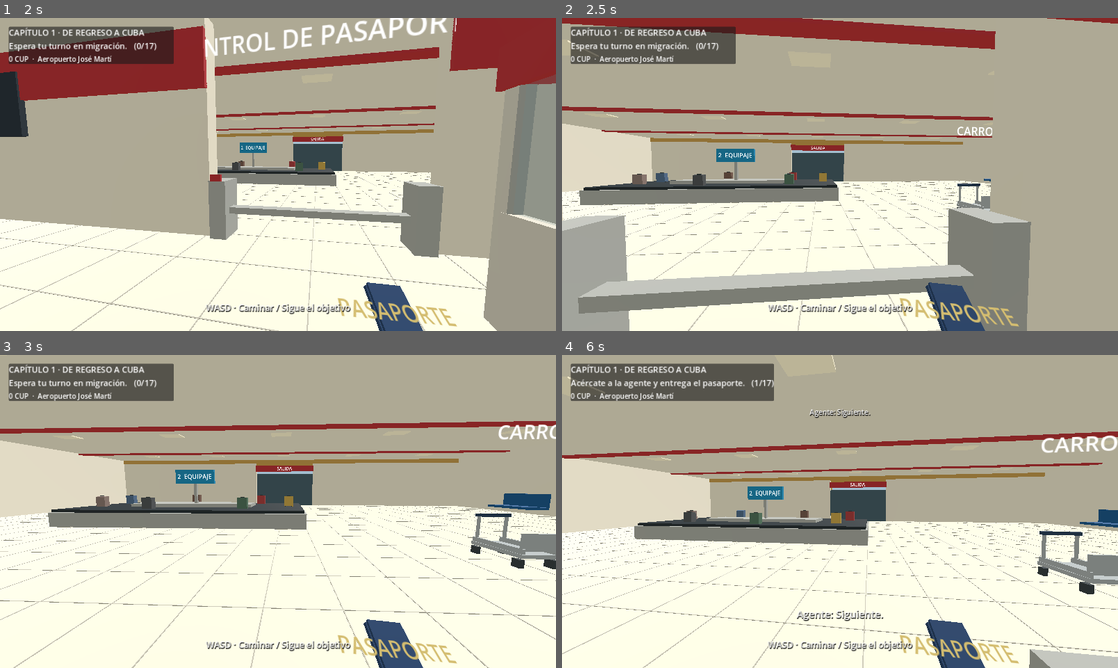
Above: before the commit, frames 1-4 (two rows, left to right).
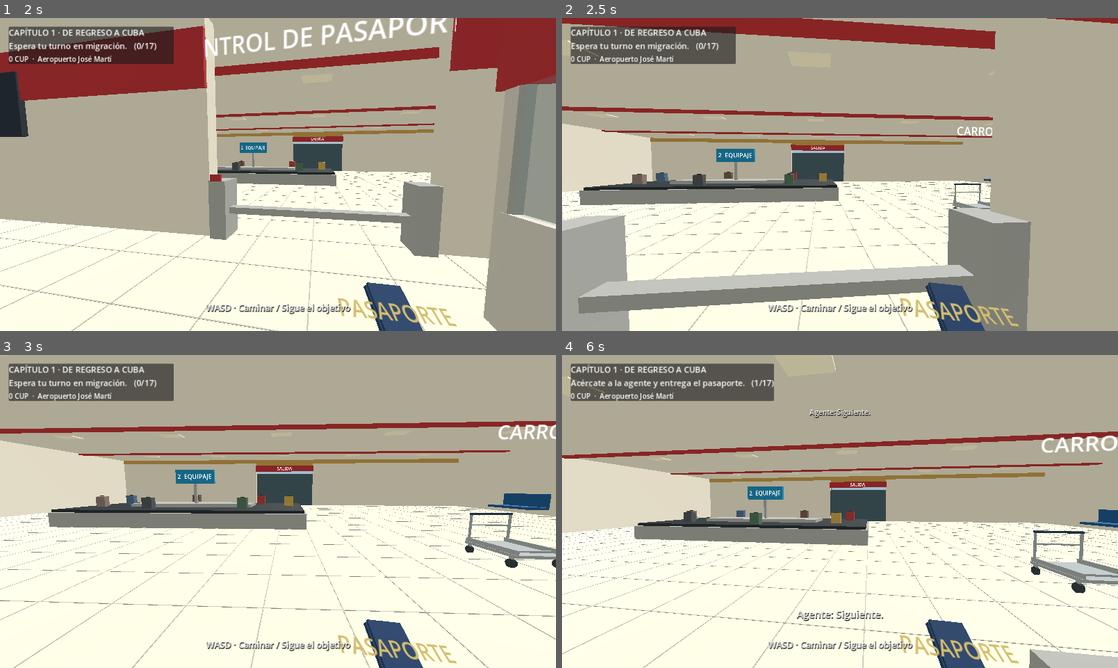
Above: after the commit, the same moments.

Repository: valdy247/mycity
Game: Godot game, scene res://airport.tscn
Same seed, same stepped clock (60 frames per second), same inputs: the game is played once before the commit and once after it.
Inputs (mouse positions are in pixels of both pictures, inside the frame that each line leads up to):
- Up to frame 1 (2 s): tap Enter at 0.5 s; move the mouse to (305, 174) at 0.52 s; hold W from 0.53 s (still down); tap E at 0.6 s; click (305, 174) at 0.67 s; tap Space at 0.77, 1.52 s; move the mouse to (250, 174) at 1.27 s; tap B at 1.35 s
- Up to frame 2 (2.5 s): keep holding W; move the mouse to (851, 168) at 2.02 s; tap Q at 2.1 s
- Up to frame 3 (3 s): keep holding W; move the mouse to (272, 517) at 2.77 s; tap X at 2.85 s; click (272, 517) at 2.92 s
- Up to frame 4 (6 s): tap Space at 3.02, 3.77, 4.52 s; move the mouse to (878, 514) at 3.52 s; tap 1 at 3.6 s; move the mouse to (795, 508) at 4.27 s; tap 2 at 4.35 s; move the mouse to (845, 511) at 5.02 s; tap 3 at 5.1 s; click (845, 511) at 5.17 s; move the mouse to (817, 505) at 5.77 s; release W at 5.78 s; hold D from 5.78 s (still down); tap 4 at 5.85 s

Frame 1 is identical in both runs. In frame 2, 0.2% of the frame differs, in the area x 70-77%, y 52-62%; in frame 3, 0.9%; in frame 4, 1.0%, in the area x 84-100%, y 56-77%.

Commit message:
Improve airport trolley geometry, loaded bag spacing and clearance at baggage carousel

Diff:
--- a/game/airport.gd
+++ b/game/airport.gd
@@ -409,13 +409,29 @@
 	cart.position = progress.cart_position
 	cart.rotation.y = progress.cart_angle
 	var steel := Color("#a9afb1")
-	_box(cart,Vector3(0,.24,0),Vector3(.68,.075,1.06),steel)
-	for x in [-.30,.30]:
-		_box(cart,Vector3(float(x),.56,.44),Vector3(.045,.68,.045),steel)
-		_box(cart,Vector3(float(x),.32,0),Vector3(.045,.12,1.04),steel)
-		for z in [-.44,.44]: _box(cart,Vector3(float(x),.09,float(z)),Vector3(.09,.16,.14),Color("#343a3c"))
-	_box(cart,Vector3(0,.90,.44),Vector3(.72,.07,.07),Color("#253c57"))
-	_box(cart,Vector3(0,.50,-.48),Vector3(.65,.34,.045),steel)
+	# Wide luggage platform, thin rails, actual round caster wheels.
+	_box(cart,Vector3(0,.24,0),Vector3(.92,.055,1.12),steel)
+	for x in [-.43,.43]:
+		_box(cart,Vector3(float(x),.58,.49),Vector3(.035,.68,.035),steel)
+		_box(cart,Vector3(float(x),.31,0),Vector3(.035,.095,1.10),steel)
+		for z in [-.45,.45]:
+			var wheel := MeshInstance3D.new()
+			var tire := CylinderMesh.new()
+			tire.top_radius = .085
+			tire.bottom_radius = .085
+			tire.height = .06
+			tire.radial_segments = 12
+			tire.rings = 0
+			wheel.mesh = tire
+			wheel.material_override = _mat(Color("#343a3c"))
+			wheel.cast_shadow = GeometryInstance3D.SHADOW_CASTING_SETTING_OFF
+			cart.add_child(wheel)
+			wheel.position = Vector3(float(x),.09,float(z))
+			wheel.rotation.z = PI*.5
+			_box(cart,Vector3(float(x),.18,float(z)),Vector3(.05,.10,.05),steel)
+	_box(cart,Vector3(0,.92,.49),Vector3(.91,.045,.045),Color("#253c57"))
+	_box(cart,Vector3(0,.34,-.52),Vector3(.87,.035,.035),steel)
+	_box(cart,Vector3(0,.66,.49),Vector3(.85,.03,.035),steel)
 	_label3(self,"CARROS DE EQUIPAJE",Vector3(-5,2.4,-17),.006).rotation.y = PI
 
 func _make_bags() -> void:
@@ -503,7 +519,7 @@
 		bag.rotation = Vector3.ZERO
 		match place:
 			"hand": bag.position = Vector3(.40,-.62,-.75)
-			"cart": bag.position = Vector3(-.15 if i==0 else .15,.29,-.20 if i==0 else .25)
+			"cart": bag.position = Vector3(-.225 if i==0 else .225,.27,-.13)
 			"trunk":
 				bag.position = Vector3(-.28 if i==0 else .28,.61,-1.65)
 				bag.rotation.x = PI*.5
@@ -530,13 +546,29 @@
 	var dx := maxf(absf(at.x-BELT.x)-5.0,0.0)
 	var dz := maxf(absf(at.z-BELT.z)-2.0,0.0)
 	if Vector2(dx,dz).length()>3.5 or at.z>=-3.0 or at.z<=-19.0: return false
+	return _cart_space_clear(at,cart.global_transform.basis)
+
+func _cart_space_clear(at: Vector3,orientation: Basis) -> bool:
+	# Test the whole loaded platform, not only a ray through its centre.
 	var shape := BoxShape3D.new()
-	shape.size = Vector3(.78,.65,1.12)
+	shape.size = Vector3(.98,.90,1.18)
 	var query := PhysicsShapeQueryParameters3D.new()
 	query.shape = shape
-	query.transform = Transform3D(cart.global_transform.basis,at+Vector3.UP*.50)
+	query.transform = Transform3D(orientation,at+Vector3.UP*.52)
 	query.exclude = [player.get_rid()]
 	return get_world_3d().direct_space_state.intersect_shape(query,1).is_empty()
+
+func _push_cart() -> bool:
+	var forward := -player.global_transform.basis.z
+	var orientation := Basis(Vector3.UP,yaw)
+	for distance in [1.45,1.25,1.05]:
+		var desired := player.global_position+forward*float(distance)
+		desired.y = .03
+		if _cart_space_clear(desired,orientation):
+			cart.global_position = desired
+			cart.rotation.y = yaw
+			return true
+	return false
 
 func _toggle_cart(value: bool) -> void:
 	var old := progress.cart_attached
@@ -790,23 +822,17 @@
 	player.velocity.x = direction.x*speed
 	player.velocity.z = direction.z*speed
 	player.velocity.y -= 9.8*delta
+	var before_move := player.global_position
 	player.move_and_slide()
 	if player.position.y<-.8:
 		player.position = progress.checkpoint
 		player.velocity = Vector3.ZERO
-	if progress.cart_attached:
-		# Cart is pushed in front of the camera; the ray keeps it on the
-		# player's side of walls and locked doors when turning near a corner.
-		var start := player.global_position
-		start.y = .45
-		var forward := -player.global_transform.basis.z
-		var desired := start+forward*1.25
-		var query := PhysicsRayQueryParameters3D.create(start,desired)
-		query.exclude = [player.get_rid()]
-		var hit := get_world_3d().direct_space_state.intersect_ray(query)
-		if not hit.is_empty(): desired = start+forward*maxf(.35,start.distance_to(hit.position)-.35)
-		cart.global_position = Vector3(desired.x,.03,desired.z)
-		cart.rotation.y = yaw
+	if progress.cart_attached and not _push_cart():
+		# Prevent the trolley from sliding into the carousel or other solids.
+		player.global_position.x = before_move.x
+		player.global_position.z = before_move.z
+		player.velocity.x = 0.0
+		player.velocity.z = 0.0
 	# Keep the seated pose: the ordinary walking animation would straighten her legs.
 	var reach := -1.35 if progress.stage==2 else -1.05
 	officer.arms[1].rotation.x = lerpf(officer.arms[1].rotation.x,reach,minf(1.0,delta*7.0))
@@ -856,6 +882,13 @@
 	if progress.stage in [5,7] and progress.cart_attached:
 		prompt.text = "[E] Soltar carrito" if _cart_can_park() else "Lleva el carrito a un espacio libre junto a la cinta."
 		return
-	if progress.stage==9 and not progress.cart_attached: action = "Tomar carrito"
+	if progress.stage==9:
+		if not progress.cart_attached: action = "Tomar carrito"
+		else:
+			prompt.text = "Empuja el carrito hacia la SALIDA · Sigue la flecha"
+			return
+	if progress.stage==10:
+		prompt.text = "Lleva el carrito hasta la parte trasera del taxi."
+		return
 	if progress.stage==2 and not spoken_welcome: action = ""
 	prompt.text = ("[E] "+action) if near and not action.is_empty() else "WASD · Caminar / Sigue el objetivo"
